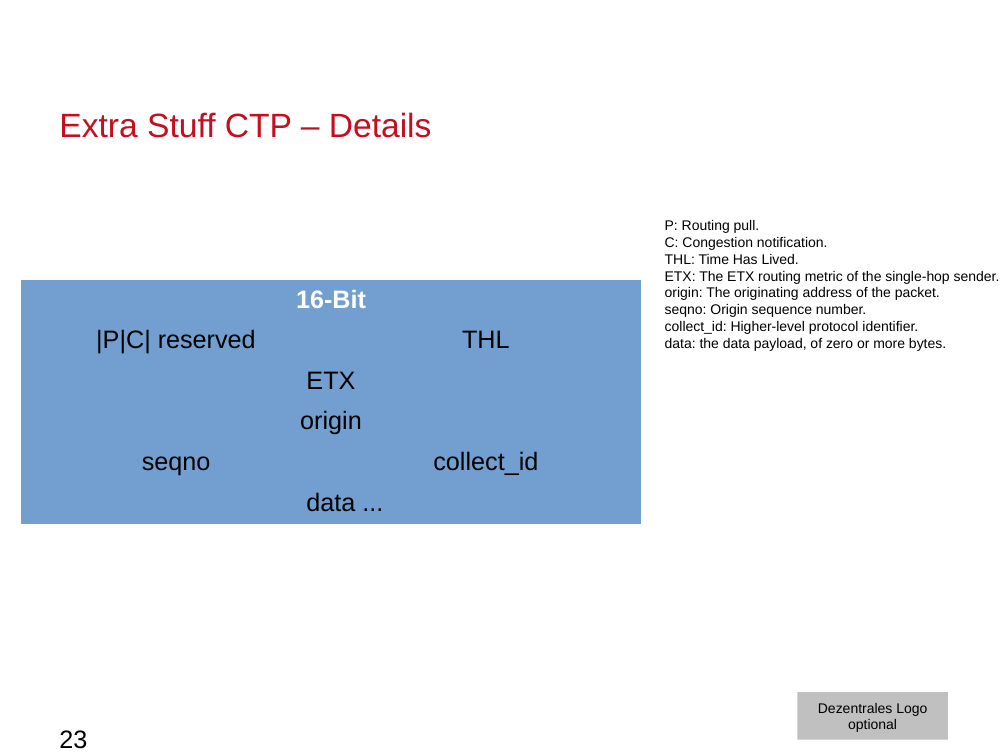
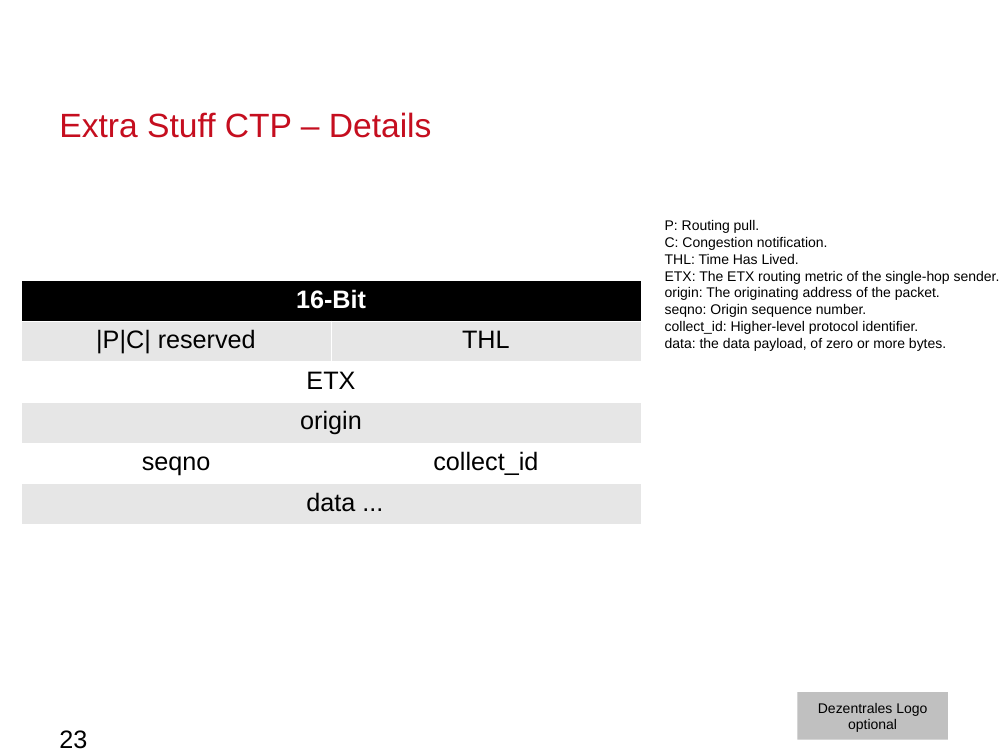
Before and after one commit to moritzschaefer/SensorSequence, a slide deck: slide 23 of docs/MeilensteinNrOne.odp. Drawn at 1008x756 pixels with LibreOffice and Linux fonts; fonts in the diff are those of the drawing; background and template pictures are left out. Boxes give left, top, right and bottom in pixels: in the first picture for what was removed or moved away, otherwise in the second. Text is boxed around its words. In the diff, an @@ line names an element or a change of style, - is before the commit and + after.

```diff
--- a/docs/MeilensteinNrOne.odp
+++ b/docs/MeilensteinNrOne.odp
@@ table at (21, 280, 640, 524) @@
@@ fill #729FCF to #000000 in row 1, column 1 @@
@@ fill #729FCF to #E6E6E6 in 4 cells @@
@@ fill #729FCF to #FFFFFF in 3 cells @@
@@ borders changed @@
```
Also in this commit, not shown: 2 other slides changed, 3 other files.
